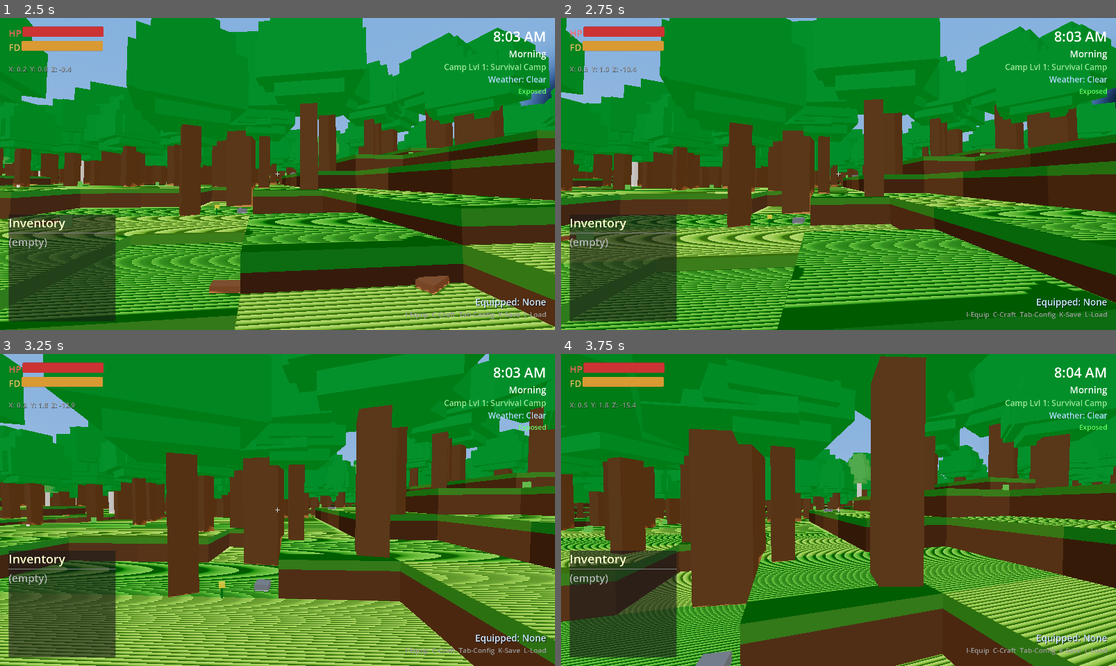
Above: before the commit, frames 1-4 (two rows, left to right).
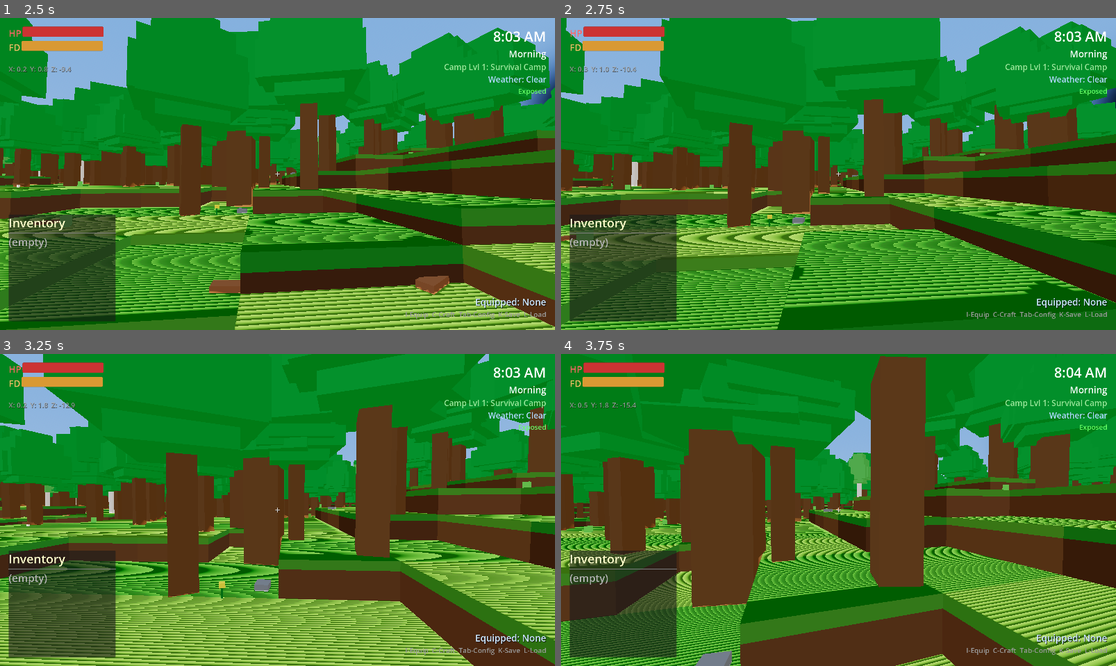
Above: after the commit, the same moments.

Repository: adchamberlain/into-the-wild
Game: Godot game, scene res://scenes/main.tscn
Same seed, same stepped clock (60 frames per second), same inputs: the game is played once before the commit and once after it.
Inputs (mouse positions are in pixels of both pictures, inside the frame that each line leads up to):
- Up to frame 1 (2.5 s): tap Enter at 0.5 s; move the mouse to (305, 174) at 0.52 s; hold W from 0.53 s (still down); tap E (interact) at 0.6 s; tap Space (jump) at 0.77, 1.52 s; move the mouse to (249, 174) at 1.27 s; tap Shift (sprint) at 1.35 s; move the mouse to (288, 167) at 2.02 s; tap R at 2.1 s
- Up to frame 2 (2.75 s): keep holding W
- Up to frame 3 (3.25 s): keep holding W; move the mouse to (271, 516) at 2.77 s; tap Q at 2.85 s; tap Space (jump) at 3.02 s
- Up to frame 4 (3.75 s): keep holding W; move the mouse to (877, 513) at 3.52 s; tap 1 at 3.6 s

Frame 1 is identical in both runs. In frame 2, 0.5% of the frame differs, in the area x 0-100%, y 22-100%; in frame 3, 0.1%; in frame 4, 0.1%.

Commit message:
Fix swimming: make pond terrain deeper so player can sink
- Lower pond terrain floor to Y=-2.5 (was Y=0)
- Increase water depth to 3.0 to match terrain depth
- Align water_surface_y with pond_height (0.15)

Co-Authored-By: Claude Opus 4.5 <noreply@anthropic.com>

Diff:
--- a/scripts/player/player_controller.gd
+++ b/scripts/player/player_controller.gd
@@ -38,7 +38,7 @@
 var swim_sink_speed: float = 3.0  # How fast player sinks in water
 var swim_rise_speed: float = 2.5  # How fast player rises when pressing space
 var swim_move_speed: float = 2.5  # Movement speed while swimming
-var water_surface_y: float = 0.2  # Y position of water surface (can't swim above this)
+var water_surface_y: float = 0.15  # Y position of water surface (matches pond_height in fishing_spot)
 
 # Food values (hunger restored per item)
 const FOOD_VALUES: Dictionary = {
--- a/scripts/resources/fishing_spot.gd
+++ b/scripts/resources/fishing_spot.gd
@@ -81,7 +81,8 @@
 			existing.queue_free()
 
 	# Water depth (how deep the water volume extends below surface)
-	var water_depth: float = 1.5
+	# Must match terrain pond floor depth (-2.5) plus surface height
+	var water_depth: float = 3.0
 
 	# Create water volume as a simple box that fills the terrain depression
 	water_mesh = MeshInstance3D.new()
@@ -119,7 +120,7 @@
 
 func _create_water_area() -> void:
 	# Water area for swimming detection - matches the water visual volume
-	var water_depth: float = 1.5
+	var water_depth: float = 3.0
 
 	var water_area := Area3D.new()
 	water_area.name = "WaterArea"
--- a/scripts/world/chunk_manager.gd
+++ b/scripts/world/chunk_manager.gd
@@ -166,18 +166,19 @@
 	if distance_from_center < flatten_radius:
 		return 0.0
 
-	# Pond depression - create a low terrain area that water will fill
-	# Using low positive heights (terrain provides the floor, water fills the basin)
+	# Pond depression - create a deep area for swimming
+	# Terrain floor is below water surface so player can sink
 	var distance_from_pond: float = Vector2(snapped_x - pond_center.x, snapped_z - pond_center.y).length()
 	if distance_from_pond < pond_radius:
 		var pond_factor: float = distance_from_pond / pond_radius
-		# Pond floor at Y=0, edges ramp up to normal terrain
+		var pond_floor_y: float = -2.5  # Deep enough for swimming
+		# Pond floor is deep, edges ramp up to normal terrain
 		if pond_factor < 0.7:
-			return 0.0  # Flat pond floor
+			return pond_floor_y  # Flat pond floor (deep)
 		else:
 			# Gradual slope from pond floor to terrain edge
 			var edge_factor: float = (pond_factor - 0.7) / 0.3
-			return height_step * edge_factor  # Ramp from 0 to height_step
+			return pond_floor_y + (height_step - pond_floor_y) * edge_factor
 
 	# Base terrain height from noise (sampled at cell center)
 	var raw_height: float = noise.get_noise_2d(snapped_x, snapped_z)
